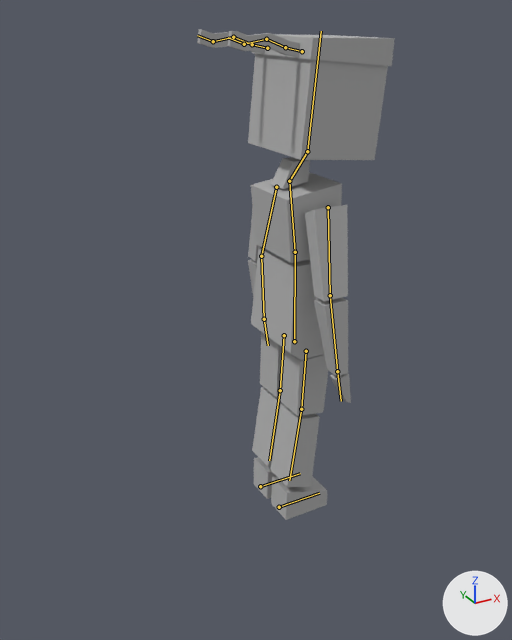
One commit to the Blender file Assets/Models/Player.blend: the scene before it, then after it.
Before and after are seen from a 50 mm lens placed at (-7.49, -11.85, 10.69), pointed at (-0.75, 0.39, 4.57). The axes (+X, +Y, +Z) are drawn at lower right. The lights are the same throughout. The bones that bend it are drawn over the model as lines.

Objects in the first picture: 'Ninja_Mesh'.
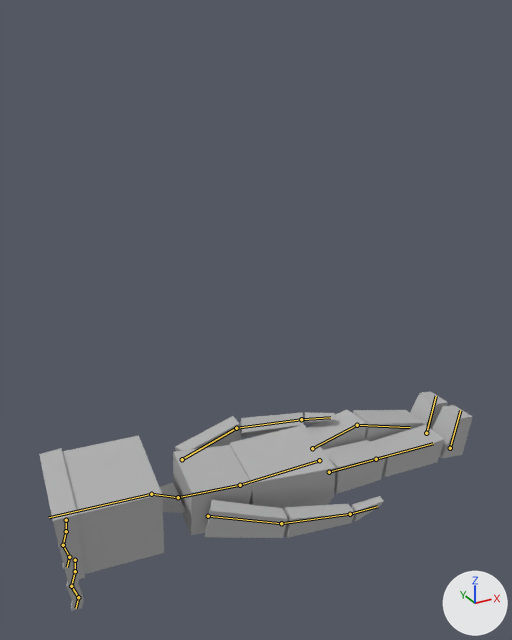
The newer file adds an action. The first version stands in its rest pose; the second is drawn at frame 1 of the action 'Get Up'.

Where the change shows, as pixel boxes (x1, y1, x2, y2) in the pictures (512 x 640 px):
'Ninja_Mesh', posed (118% wider, 55% shorter)
    before: (197, 29, 395, 520)
    after: (39, 391, 472, 611)
bone 'Hips', root to tip
    before: (294, 341) to (295, 252)
    after: (319, 460) to (240, 485)
bone 'Chest', root to tip
    before: (295, 252) to (289, 181)
    after: (240, 485) to (178, 497)
bone 'Neck', root to tip
    before: (289, 181) to (307, 151)
    after: (178, 497) to (151, 494)
bone 'Head', root to tip
    before: (307, 151) to (321, 31)
    after: (151, 494) to (49, 517)
bone 'Arm Upper.L', root to tip
    before: (276, 187) to (261, 256)
    after: (182, 459) to (236, 428)
bone 'Arm Lower.L', root to tip
    before: (261, 256) to (264, 319)
    after: (236, 428) to (301, 419)

Patch to the scene script:
```diff
--- a/Assets/Models/Player.blend.py
+++ b/Assets/Models/Player.blend.py
@@ bone_hips @@
 bone_hips = bpy.data.objects['Ninja'].pose.bones['Hips']
-bone_hips.location = (0.0, 0.0, 0.0)
-bone_hips.rotation_quaternion = (1.0, 0.0, 0.0, 0.0)  # degrees (0, 0, 0)
+bone_hips.location = (0.0, -3.37, -0.71)
+bone_hips.rotation_quaternion = (0.683, 0.726, -0.079, 0.01)  # degrees (94, -7, -6)
@@ bone_chest @@
 bone_chest = bpy.data.objects['Ninja'].pose.bones['Chest']  # child of 'Hips'
-bone_chest.rotation_quaternion = (1.0, 0.0, 0.0, 0.0)  # degrees (0, 0, 0)
+bone_chest.rotation_quaternion = (0.994, -0.108, 0.0, 0.0)  # degrees (-12, 0, 0)
@@ bone_neck @@
 bone_neck = bpy.data.objects['Ninja'].pose.bones['Neck']  # child of 'Chest'
-bone_neck.rotation_quaternion = (1.0, 0.0, 0.0, 0.0)  # degrees (0, 0, 0)
+bone_neck.rotation_quaternion = (0.986, 0.169, 0.0, 0.0)  # degrees (20, 0, 0)
@@ bone_head @@
 bone_head = bpy.data.objects['Ninja'].pose.bones['Head']  # child of 'Neck'
-bone_head.rotation_quaternion = (1.0, 0.0, 0.0, 0.0)  # degrees (0, 0, 0)
+bone_head.rotation_quaternion = (0.999, -0.041, 0.0, 0.0)  # degrees (-5, 0, 0)
@@ bone_arm_upper_l @@
 bone_arm_upper_l = bpy.data.objects['Ninja'].pose.bones['Arm Upper.L']  # child of 'Chest'
-bone_arm_upper_l.rotation_quaternion = (1.0, 0.0, 0.0, 0.0)  # degrees (0, 0, 0)
+bone_arm_upper_l.rotation_quaternion = (0.986, -0.154, -0.029, -0.049)  # degrees (-18, -4, -5)
@@ bone_arm_lower_l @@
 bone_arm_lower_l = bpy.data.objects['Ninja'].pose.bones['Arm Lower.L']  # child of 'Arm Upper.L'
-bone_arm_lower_l.rotation_quaternion = (1.0, 0.0, 0.0, 0.0)  # degrees (0, 0, 0)
+bone_arm_lower_l.rotation_quaternion = (0.934, -0.021, 0.267, 0.236)  # degrees (6, 31, 30)
@@ bone_leg_ik_l @@
 bone_leg_ik_l = bpy.data.objects['Ninja'].pose.bones['Leg IK.L']
-bone_leg_ik_l.location = (0.0, 0.0, 0.0)
-bone_leg_ik_l.rotation_quaternion = (1.0, 0.0, 0.0, 0.0)  # degrees (0, 0, 0)
+bone_leg_ik_l.location = (0.0, -4.35, -0.4)
+bone_leg_ik_l.rotation_quaternion = (0.762, -0.647, 0.0, 0.0)  # degrees (-81, 0, 0)
@@ bone_leg_ik_r @@
 bone_leg_ik_r = bpy.data.objects['Ninja'].pose.bones['Leg IK.R']
-bone_leg_ik_r.location = (0.0, 0.0, 0.0)
-bone_leg_ik_r.rotation_quaternion = (1.0, 0.0, 0.0, 0.0)  # degrees (0, 0, 0)
+bone_leg_ik_r.location = (0.0, -4.38, -0.39)
+bone_leg_ik_r.rotation_quaternion = (0.762, -0.647, 0.0, 0.0)  # degrees (-81, 0, 0)
```
